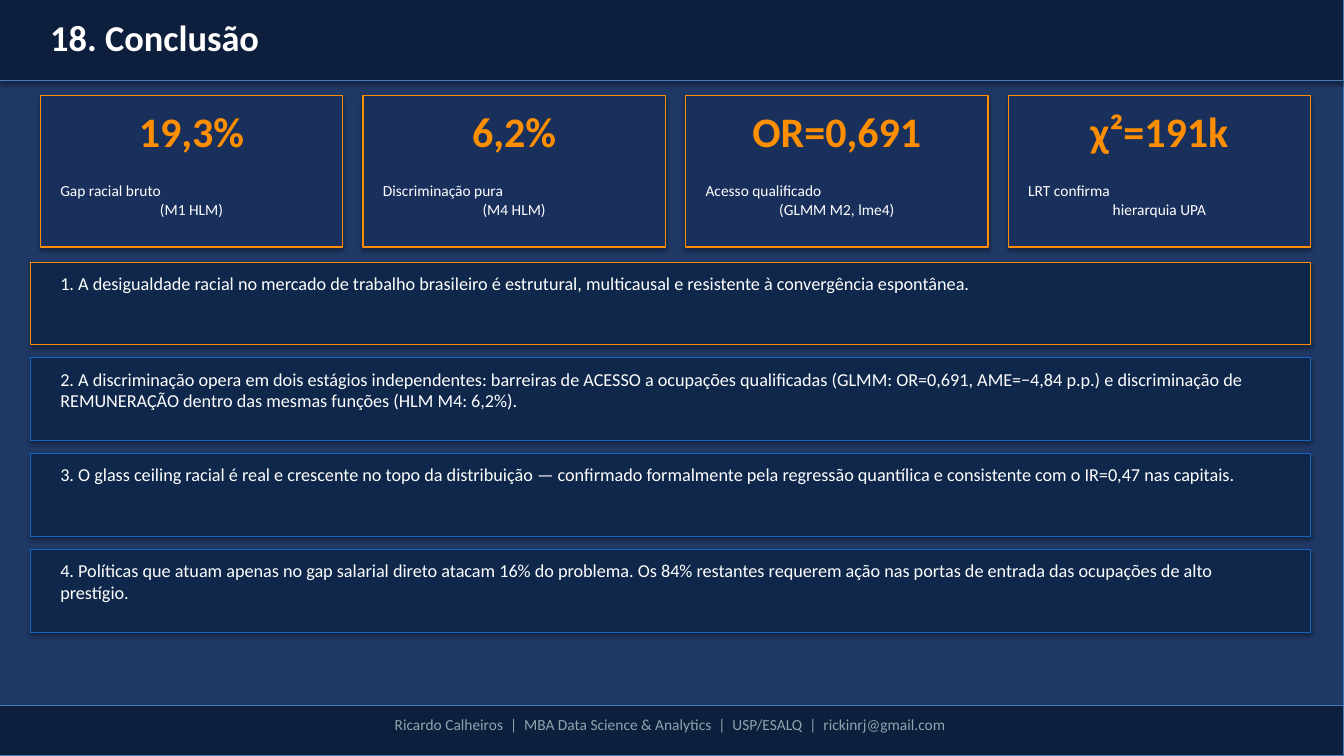
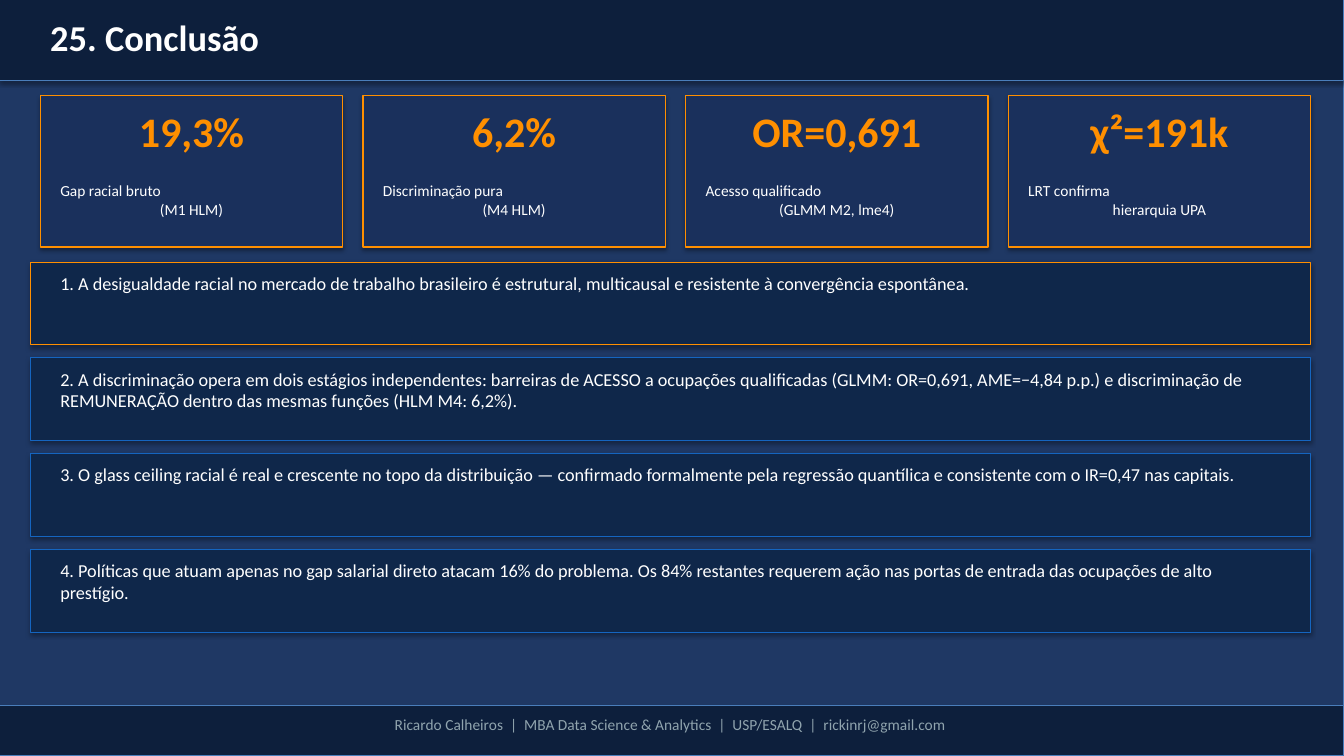
Before and after one commit to rickinrj-ux/ProjetoRacismoPNAD, a slide deck: slide 26 of apresentacao_tcc.pptx (slide 25 before the commit). Drawn at 1344x756 pixels with LibreOffice and Linux fonts; fonts in the diff are those of the drawing. Boxes give left, top, right and bottom in pixels: in the first picture for what was removed or moved away, otherwise in the second. Text is boxed around its words. In the diff, an @@ line names an element or a change of style, - is before the commit and + after.

```diff
--- a/apresentacao_tcc.pptx
+++ b/apresentacao_tcc.pptx
@@ text at bbox=[50, 25, 259, 52]: text changed @@
-18. Conclusão
+25. Conclusão
```
Also in this commit, not shown: 8 other slides changed, 1 slide added, 1 other file.
